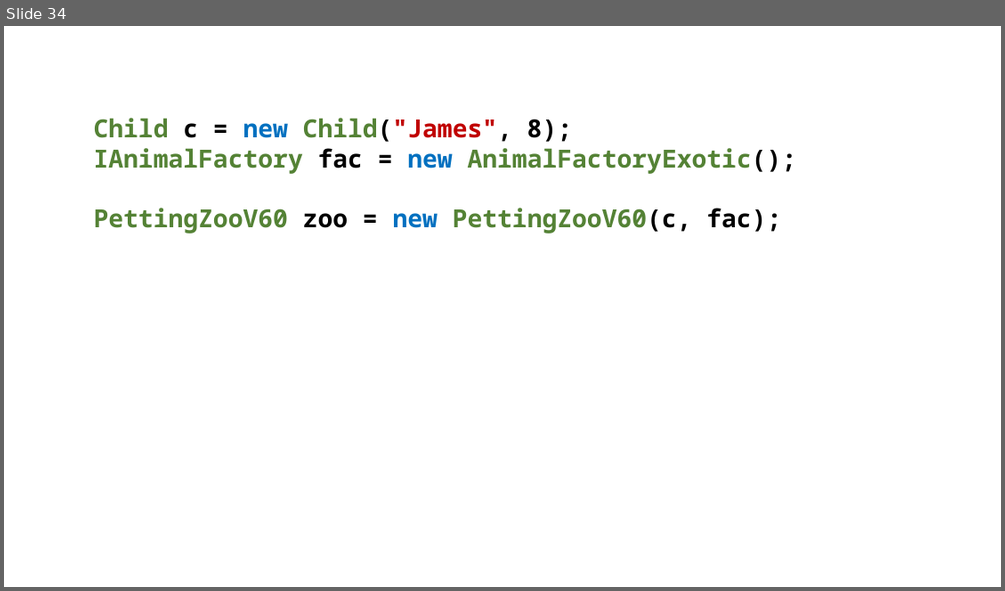
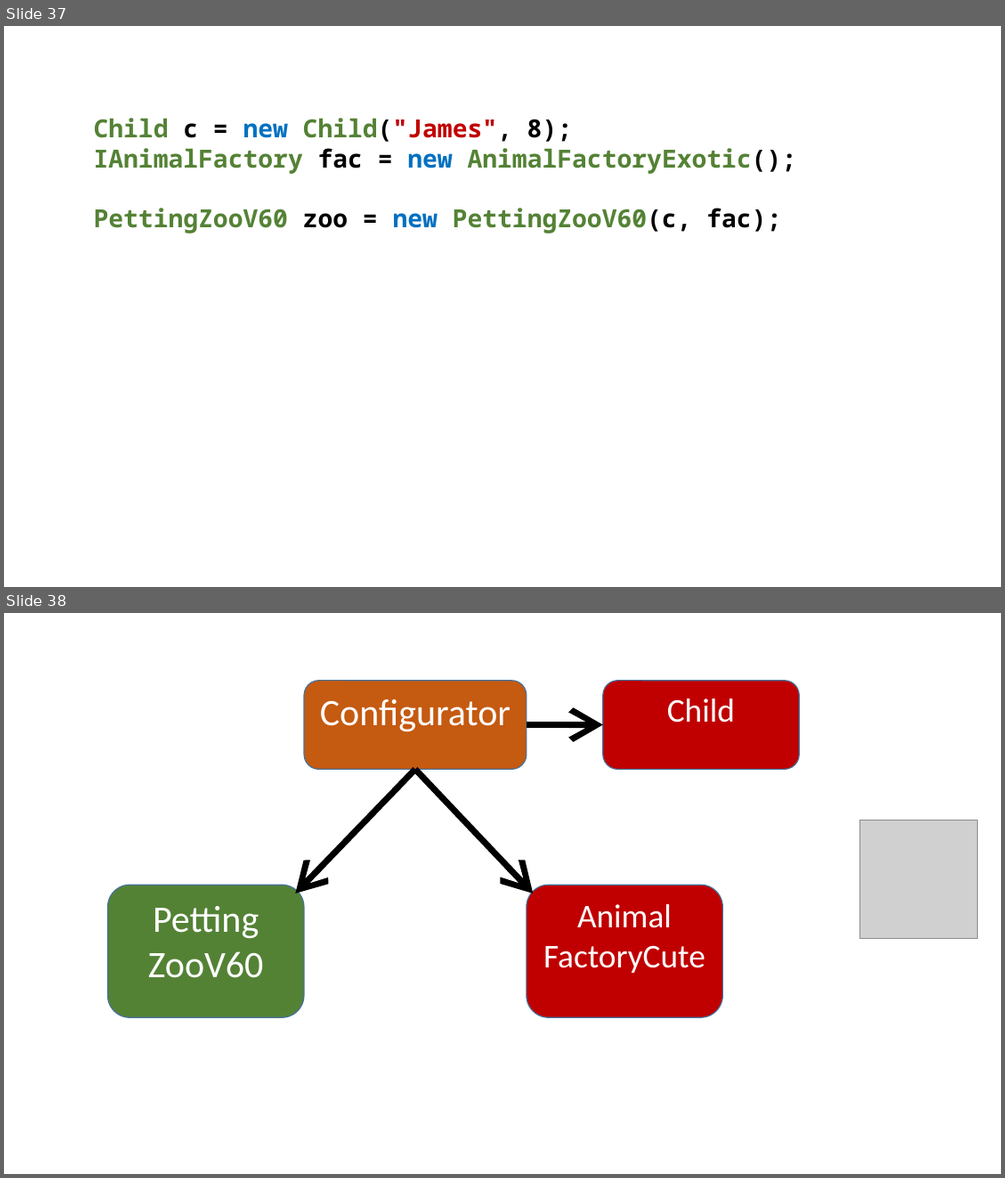
Before and after one commit to perl-easj/Teaching-materials, a slide deck: CSharpProgramming/Presentations/OOProgPartIII/FactoryMethod.pptx. Shown one above the other, each under a label of ours: slide 34 before the commit, slides 37 and 38 after it. The pictures are 1005x591 and 1005x1178 pixels, drawn with LibreOffice and Linux fonts; fonts in the diff are those of the drawing; grey boxes stand for pictures. Boxes give left, top, right and bottom in pixels: in the first picture for what was removed or moved away, otherwise in the second. Text is boxed around its words. In the diff, an @@ line names an element or a change of style, - is before the commit and + after.

```diff
--- a/CSharpProgramming/Presentations/OOProgPartIII/FactoryMethod.pptx
+++ b/CSharpProgramming/Presentations/OOProgPartIII/FactoryMethod.pptx
@@ slide 38 added at (x1=4, y1=613, x2=1001, y2=1174), background #FFFFFF @@
@@ rounded rectangle added at (x1=304, y1=681, x2=526, y2=770), fill #C55A11, outline #43739E 1 pt, 36 pt, text #FFFFFF @@
+Configurator
@@ rounded rectangle added at (x1=603, y1=681, x2=800, y2=770), fill #C00000, outline #43739E 1 pt, 32 pt, text #FFFFFF @@
+Child
@@ arrow added from (526, 724) to (603, 724), #000000 6 pt @@
@@ arrow added from (415, 770) to (296, 893), #000000 6 pt @@
@@ arrow added from (415, 770) to (533, 893), #000000 6 pt @@
@@ picture added at (x1=860, y1=820, x2=978, y2=938) @@
@@ rounded rectangle added at (x1=108, y1=884, x2=305, y2=1017), fill #548235, outline #43739E 1 pt, 36 pt, text #FFFFFF @@
+Petting
+ZooV60
@@ rounded rectangle added at (x1=526, y1=884, x2=723, y2=1017), fill #C00000, outline #43739E 1 pt, 32 pt, text #FFFFFF @@
+Animal
+FactoryCute
@@ what was slide 34 is now slide 37 @@
```
Also in this commit, not shown: 9 slides changed, 5 other slides added, 1 slide removed, 4 other files.
